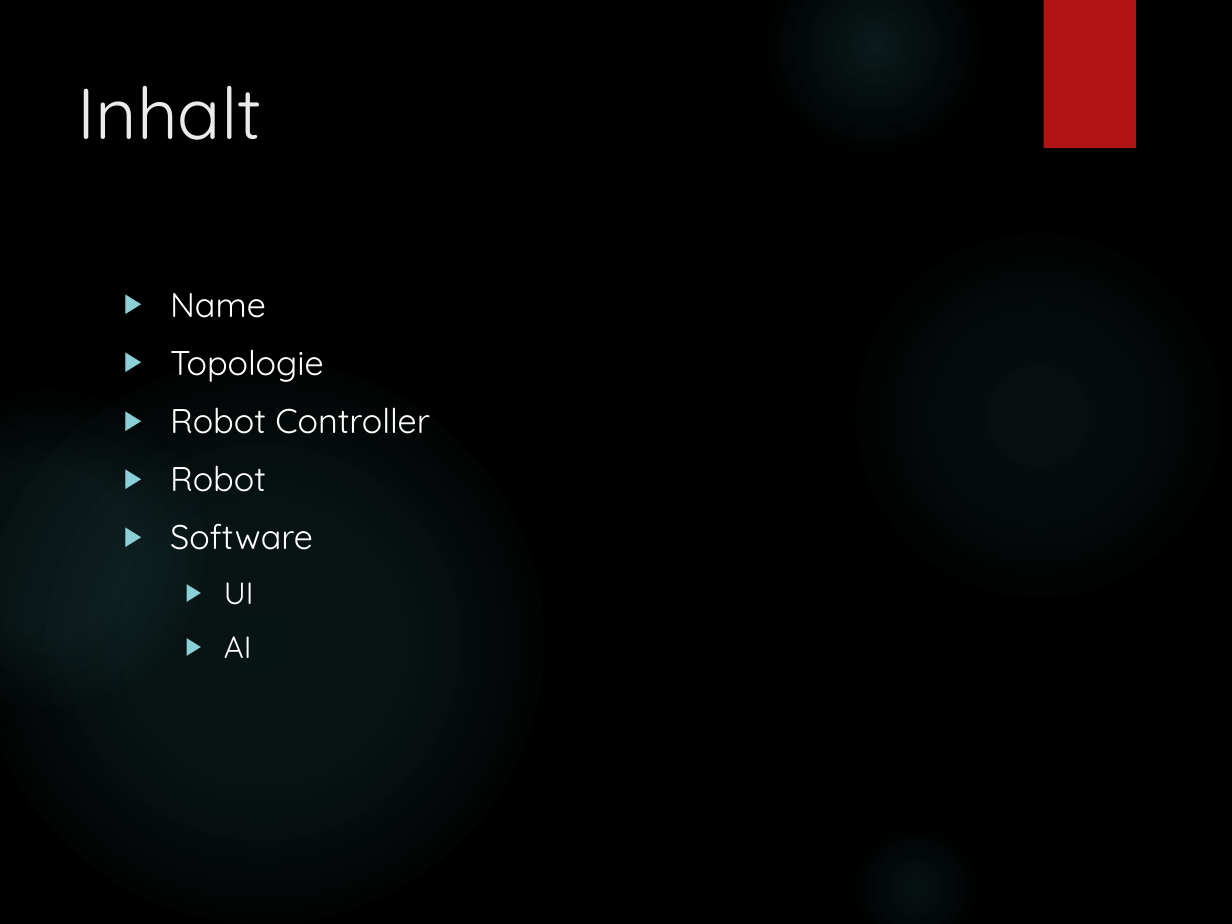
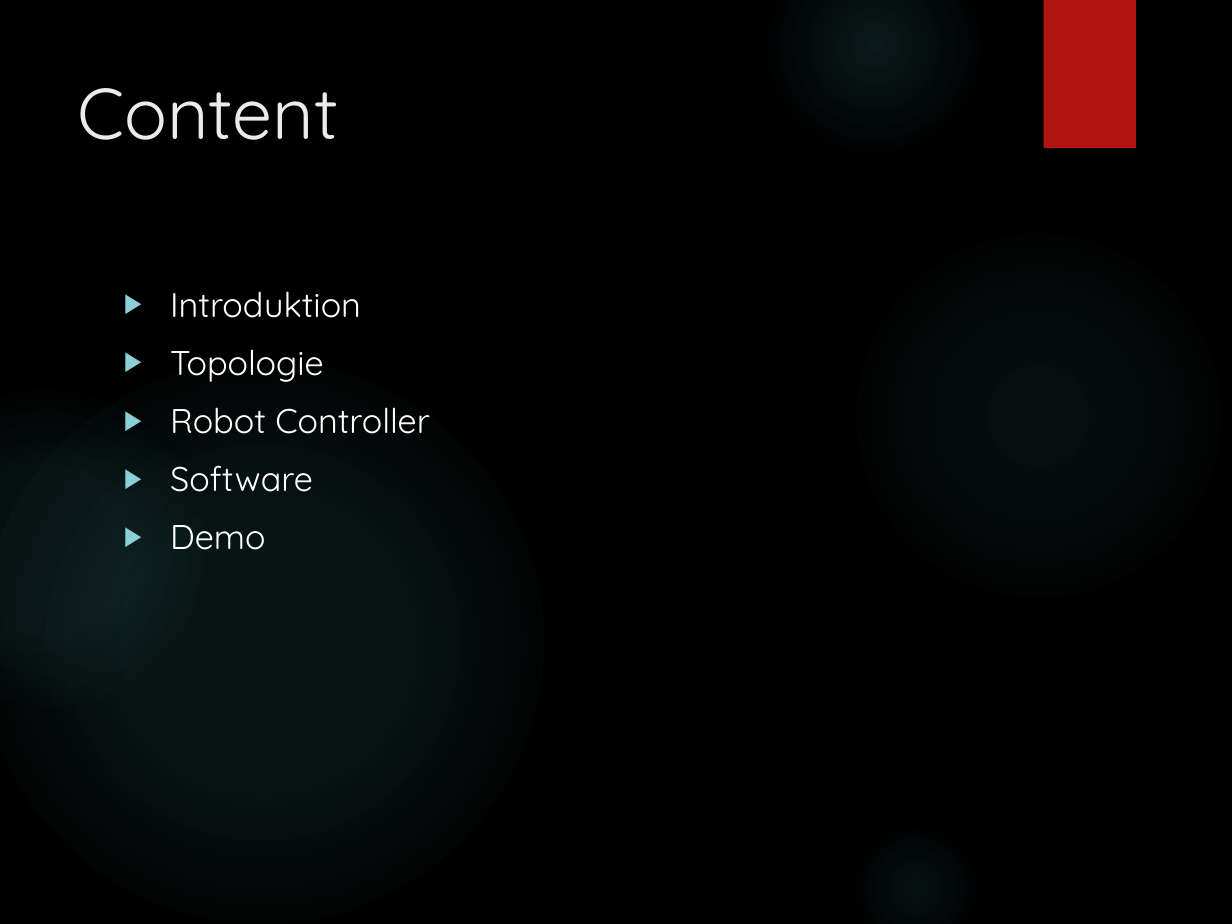
Before and after one commit to TendaiRondof/O.K.E, a slide deck: slide 2 of Präsentation/Präsentation.pptx. Drawn at 1232x924 pixels with LibreOffice and Linux fonts; fonts in the diff are those of the drawing; background and template pictures are left out. Boxes give left, top, right and bottom in pixels: in the first picture for what was removed or moved away, otherwise in the second. Text is boxed around its words. In the diff, an @@ line names an element or a change of style, - is before the commit and + after.

```diff
--- a/Präsentation/Präsentation.pptx
+++ b/Präsentation/Präsentation.pptx
@@ title at (78, 88, 339, 140): text changed @@
-Inhalt
+Content
@@ text at (170, 291, 361, 318): text changed @@
-▶ Name
+▶ Introduktion
@@ text at (170, 465, 266, 492): paragraph removed @@
-▶ Robot
@@ text at (170, 525, 266, 550): text changed; size 18 to 20 pt @@
-  ▶ UI
-  ▶ AI
+▶ Demo
```
Also in this commit, not shown: 2 slides removed, 5 other files.
